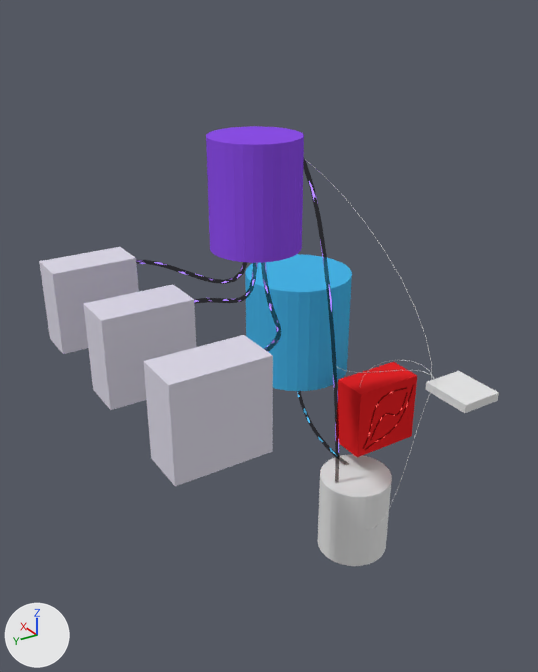
Before and after pictures for a commit that changed the Blender file Blender/Sanitizer_Model_Master.blend.
Both versions are drawn from a 50 mm lens placed at (-13.31, 11.26, 14.88), pointed at (0.5, 2.56, 7.15). Every picture has the same lights, and +X, +Y and +Z are marked at lower left.

Objects in the first picture: 'BezierCurve', 'BezierCurve.001', 'BezierCurve.002', 'BezierCurve.003', 'BezierCurve.004', 'BezierCurve.005', 'BezierCurve.006', 'BezierCurve.007', 'BezierCurve.009', 'Circle', 'Circle.001', 'Circle.002', 'Circle.003', 'Cube.001', 'Cylinder', 'Cylinder.001', 'Cylinder.002'.
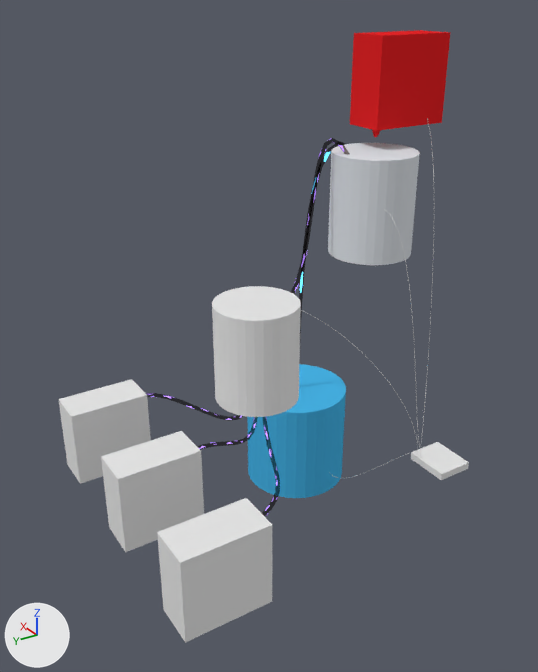
Patch to the scene script:
```diff
--- a/Blender/Sanitizer_Model_Master.blend.py
+++ b/Blender/Sanitizer_Model_Master.blend.py
@@ mat_material_005 @@
 mat_material_005 = diffuse_material('Material.005')
-mat_material_005.base_color = (0.265, 0.0787, 0.8)  # purple #8d4fe7
+mat_material_005.base_color = (0.8, 0.8, 0.8)  # white #e7e7e7
@@ cu_beziercurve_001 @@
 _sp = cu_beziercurve_001.splines.new('BEZIER'); _sp.bezier_points.add(1)
-_sp.bezier_points.foreach_set('co', [-0.0444, 2.487, 2.254, -0.0353, 4.353, 11.78])
-_sp.bezier_points.foreach_set('handle_left', [0.00181, 2.464, 1.549, 0.00506, 3.158, 12.2])
-_sp.bezier_points.foreach_set('handle_right', [-0.189, 2.56, 4.468, -0.0672, 5.297, 11.45])
+_sp.bezier_points.foreach_set('co', [-0.0444, 2.487, 14.95, -0.0353, 4.353, 11.78])
+_sp.bezier_points.foreach_set('handle_left', [-0.299, 2.215, 14.35, 0.00506, 3.158, 12.2])
+_sp.bezier_points.foreach_set('handle_right', [0.755, 3.34, 16.84, -0.0672, 5.297, 11.45])
 for _p, _l, _r in zip(_sp.bezier_points, ['ALIGNED', 'ALIGNED'], ['ALIGNED', 'ALIGNED']): _p.handle_left_type = _l; _p.handle_right_type = _r
@@ ob_cylinder @@
 ob_cylinder = bpy.data.objects.new('Cylinder', me_cylinder)
-ob_cylinder.location = (0.0, 0.0, 1.2)
+ob_cylinder.location = (0.0, 0.0, 10.18)
 ob_cylinder.scale = (1.0, 1.0, 1.2)
@@ ob_cylinder_001 @@
 ob_cylinder_001 = bpy.data.objects.new('Cylinder.001', me_cylinder_001)
-ob_cylinder_001.location = (3.0, 0.0, 6.0)
+ob_cylinder_001.location = (3.0, 0.0, 2.29)
 ob_cylinder_001.scale = (1.5, 1.5, 1.5)
@@ ob_cube_001 @@
 ob_cube_001 = bpy.data.objects.new('Cube.001', me_cube_002)
-ob_cube_001.location = (-3.41, 0.0, 6.73)
+ob_cube_001.location = (-1.36, -1.8, 3.02)
 ob_cube_001.scale = (0.6, 0.5, 0.1)
@@ ob_beziercurve @@
 ob_beziercurve = bpy.data.objects.new('BezierCurve', cu_beziercurve)
-ob_beziercurve.location = (0.0, 0.0, 0.0)
+ob_beziercurve.location = (0.0, 0.0, -3.71)
@@ ob_beziercurve_002 @@
 ob_beziercurve_002 = bpy.data.objects.new('BezierCurve.002', cu_beziercurve_002)
-ob_beziercurve_002.location = (-0.23, 0.0, 0.0)
+ob_beziercurve_002.location = (-0.23, 0.0, -3.71)
@@ ob_beziercurve_001 @@
 ob_beziercurve_001 = bpy.data.objects.new('BezierCurve.001', cu_beziercurve_004)
-ob_beziercurve_001.location = (0.06, 0.0, 0.0)
+ob_beziercurve_001.location = (0.06, 0.0, -3.71)
@@ ob_beziercurve_003 @@
 ob_beziercurve_003 = bpy.data.objects.new('BezierCurve.003', cu_beziercurve_005)
-ob_beziercurve_003.location = (0.38, 0.0, 0.0)
+ob_beziercurve_003.location = (0.38, 0.0, -3.71)
@@ ob_circle @@
 ob_circle = bpy.data.objects.new('Circle', me_circle_001)
-ob_circle.location = (0.02, 6.58, 7.0)
+ob_circle.location = (0.02, 6.58, 3.29)
 ob_circle.scale = (0.266, 0.266, 0.266)
@@ ob_circle_001 @@
 ob_circle_001 = bpy.data.objects.new('Circle.001', me_circle_002)
-ob_circle_001.location = (3.02, 6.58, 7.0)
+ob_circle_001.location = (3.02, 6.58, 3.29)
 ob_circle_001.scale = (0.266, 0.266, 0.266)
@@ ob_circle_002 @@
 ob_circle_002 = bpy.data.objects.new('Circle.002', me_circle_003)
-ob_circle_002.location = (-2.99, 6.58, 7.0)
+ob_circle_002.location = (-2.99, 6.58, 3.29)
 ob_circle_002.scale = (0.266, 0.266, 0.266)
@@ ob_circle_003 @@
 ob_circle_003 = bpy.data.objects.new('Circle.003', me_circle_004)
-ob_circle_003.location = (0.52, -0.43, 2.98)
+ob_circle_003.location = (0.52, -0.43, 11.85)
 ob_circle_003.scale = (0.266, 0.266, 0.266)
@@ ob_cylinder_002 @@
 ob_cylinder_002 = bpy.data.objects.new('Cylinder.002', me_cylinder_002)
-ob_cylinder_002.location = (0.0, 3.21, 10.86)
+ob_cylinder_002.location = (0.0, 3.21, 7.15)
 ob_cylinder_002.scale = (1.0, 1.0, 1.2)
@@ ob_beziercurve_004 @@
 ob_beziercurve_004 = bpy.data.objects.new('BezierCurve.004', cu_beziercurve_001)
-ob_beziercurve_004.location = (0.06, -1.84, 0.0)
+ob_beziercurve_004.location = (0.06, -1.84, -3.71)
@@ ob_beziercurve_005 @@
 ob_beziercurve_005 = bpy.data.objects.new('BezierCurve.005', cu_beziercurve_003)
-ob_beziercurve_005.location = (0.83, -2.88, 0.0)
+ob_beziercurve_005.location = (0.83, -2.88, -3.71)
@@ ob_beziercurve_006 @@
 ob_beziercurve_006 = bpy.data.objects.new('BezierCurve.006', cu_beziercurve_006)
-ob_beziercurve_006.location = (0.83, -3.32, 0.0)
+ob_beziercurve_006.location = (0.83, -3.32, -3.71)
@@ ob_beziercurve_007 @@
 ob_beziercurve_007 = bpy.data.objects.new('BezierCurve.007', cu_beziercurve_007)
-ob_beziercurve_007.location = (1.18, -3.32, 0.0)
+ob_beziercurve_007.location = (1.18, -3.32, -3.71)
@@ ob_beziercurve_008 @@
 ob_beziercurve_008 = bpy.data.objects.new('BezierCurve.008', cu_beziercurve_008)
-ob_beziercurve_008.location = (0.83, -2.88, -5.38)
+ob_beziercurve_008.location = (0.83, -2.88, -9.09)
@@ ob_beziercurve_009 @@
 ob_beziercurve_009 = bpy.data.objects.new('BezierCurve.009', cu_beziercurve_009)
-ob_beziercurve_009.location = (0.0, -4.79, 0.0)
+ob_beziercurve_009.location = (1.0, -4.79, 8.82)
```

Where the change shows, as pixel boxes [x1, y1, x2, y2] in the pictures (538 x 672 px):
'Circle.002', moved: before [143, 335, 273, 486]; after [157, 498, 272, 643]
'Cylinder.002', recoloured, moved: before [206, 126, 304, 263]; after [212, 286, 301, 417]
'Cylinder.001', moved: before [245, 254, 352, 391]; after [247, 364, 346, 498]
'Circle', moved: before [83, 284, 196, 410]; after [101, 431, 204, 552]
'Cylinder', moved: before [318, 455, 392, 566]; after [328, 143, 420, 265]
'Circle.003', moved: before [338, 362, 417, 457]; after [350, 30, 451, 137]
'Circle.001', moved: before [39, 247, 139, 354]; after [58, 379, 151, 484]
'Cube.001', moved: before [426, 371, 499, 413]; after [411, 442, 469, 480]
'BezierCurve.004', reshaped, moved: before [303, 159, 339, 483]; after [290, 138, 350, 294]
'BezierCurve.002', moved: before [261, 262, 281, 352]; after [262, 417, 280, 516]
'BezierCurve.003', moved: before [136, 260, 248, 284]; after [146, 393, 243, 421]
'BezierCurve.001', moved: before [194, 263, 258, 304]; after [197, 417, 258, 450]
'BezierCurve', moved: before [297, 391, 349, 465]; after [299, 141, 346, 337]
'BezierCurve.009', moved (not visible afterwards): before [362, 385, 414, 450]
'BezierCurve.005', moved: before [306, 160, 432, 383]; after [301, 310, 418, 455]
'BezierCurve.008', moved: before [363, 388, 434, 530]; after [385, 210, 423, 458]
'BezierCurve.006', moved: before [360, 360, 434, 384]; after [420, 118, 434, 451]
'BezierCurve.007', moved: before [337, 367, 437, 386]; after [331, 452, 421, 478]
